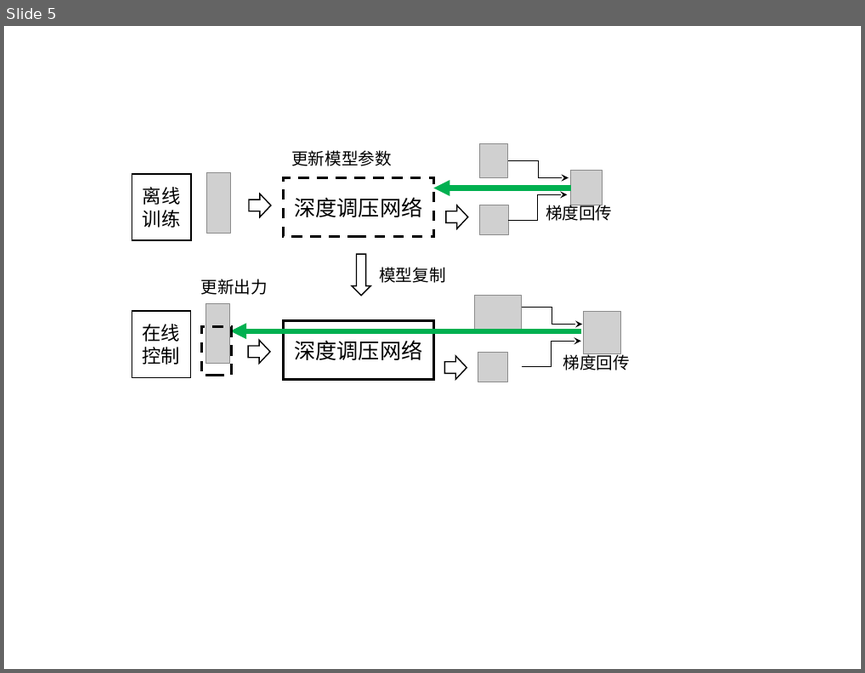
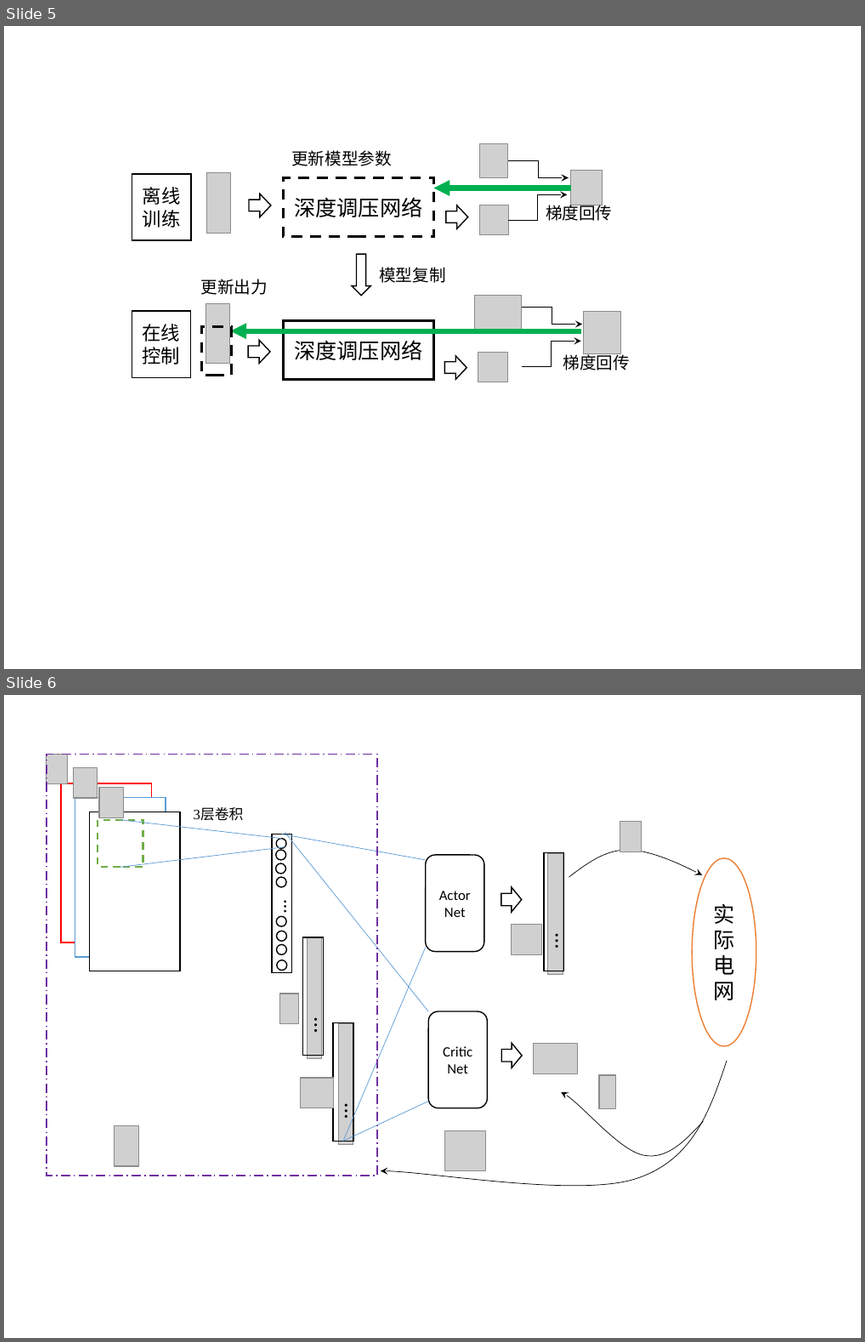
Before and after one commit to zyj0704033/graduate, a slide deck: figures/演示文稿1.pptx. Shown one above the other, each under a label of ours: slide 5 before the commit, slides 5 and 6 after it. The pictures are 865x673 and 865x1342 pixels, drawn with LibreOffice and Linux fonts; fonts in the diff are those of the drawing; grey boxes stand for pictures. Boxes give left, top, right and bottom in pixels: in the first picture for what was removed or moved away, otherwise in the second. Text is boxed around its words. In the diff, an @@ line names an element or a change of style, - is before the commit and + after.

```diff
--- a/figures/演示文稿1.pptx
+++ b/figures/演示文稿1.pptx
@@ slide 6 added at box(4, 695, 861, 1338), background #FFFFFF @@
@@ group added at box(46, 755, 756, 1185): 14 pictures, 9 rectangles, 9 ellipses, 6 lines, 5 texts, 3 freeform shapes, 2 rounded rectangles, 2 right arrows @@
+…
+3层卷积
+…
+…
+Actor
+Net
+Critic
+Net
+…
+实际电网
```
Also in this commit, not shown: 1 other slide added, 1 other file.
